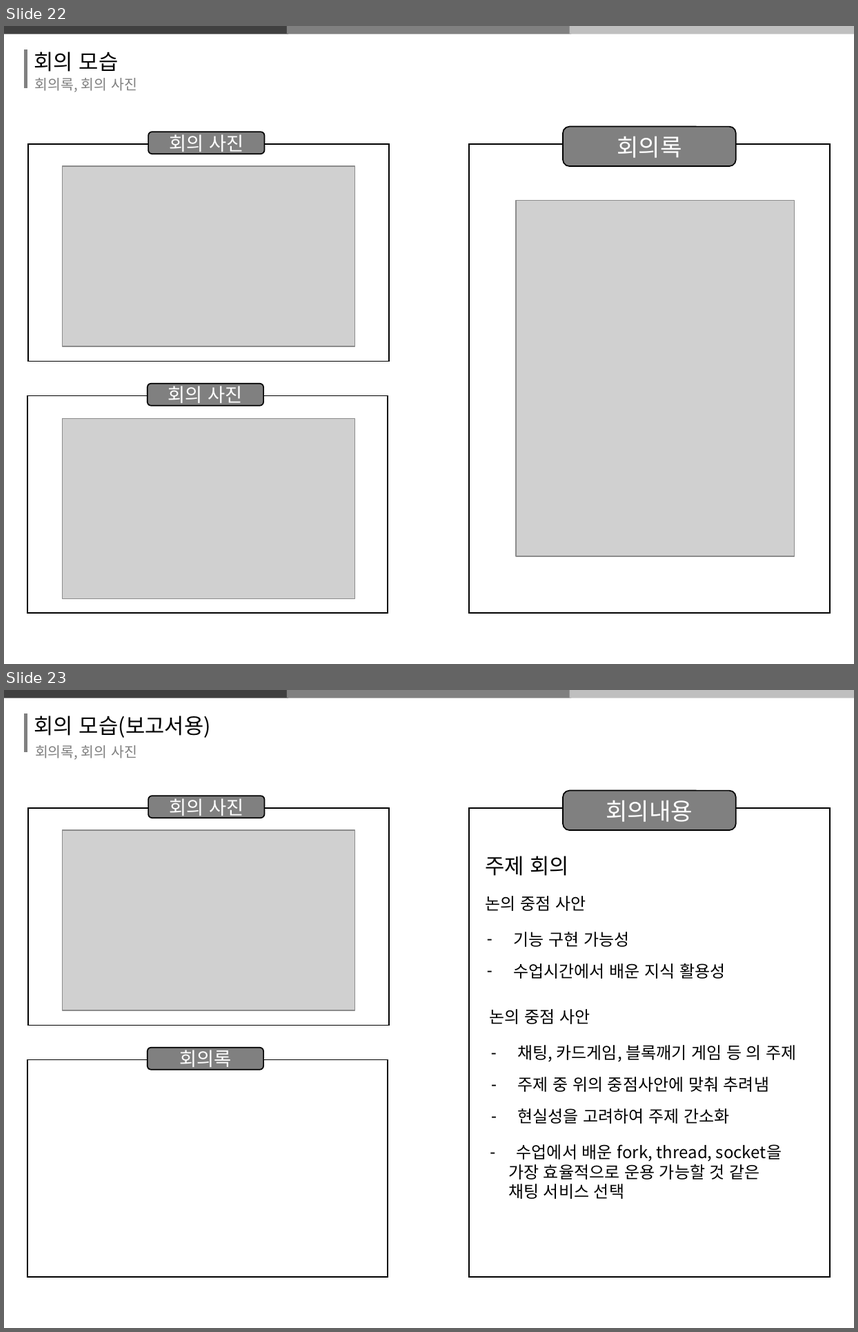
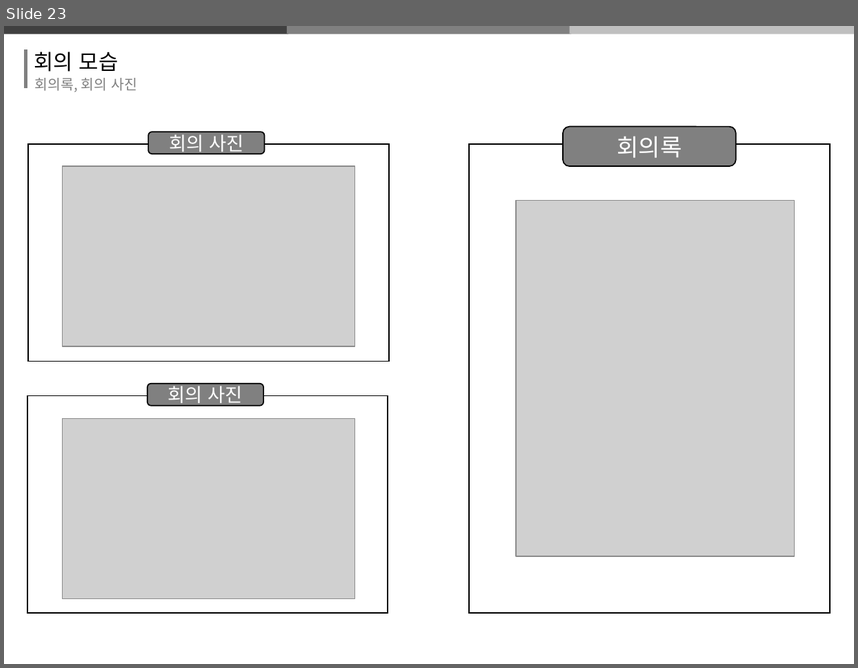
Before and after one commit to thrk941106/2018system_programming, a slide deck: 시프ppt 제작중.pptx. Shown one above the other, each under a label of ours: slides 22 and 23 before the commit, slide 23 after it. The pictures are 858x1332 and 858x668 pixels, drawn with LibreOffice and Linux fonts; fonts in the diff are those of the drawing; grey boxes stand for pictures. Boxes give left, top, right and bottom in pixels: in the first picture for what was removed or moved away, otherwise in the second. Text is boxed around its words. In the diff, an @@ line names an element or a change of style, - is before the commit and + after.

```diff
--- a/시프ppt 제작중.pptx
+++ b/시프ppt 제작중.pptx
@@ slide 23 removed at bbox=[4, 690, 854, 1328], background #FFFFFF @@
@@ freeform shape removed at bbox=[4, 690, 289, 698] @@
@@ freeform shape removed at bbox=[287, 690, 572, 698] @@
@@ freeform shape removed at bbox=[569, 690, 854, 698] @@
@@ freeform shape removed at bbox=[26, 713, 26, 752] @@
@@ text removed at bbox=[34, 716, 211, 738] @@
-회의 모습(보고서용)
@@ text removed at bbox=[35, 745, 137, 760] @@
-회의록, 회의 사진
@@ rounded rectangle removed at bbox=[564, 790, 737, 830] @@
-회의내용
@@ rectangle removed at bbox=[29, 808, 389, 1025] @@
@@ rounded rectangle removed at bbox=[148, 796, 265, 818] @@
-회의 사진
@@ rectangle removed at bbox=[469, 808, 829, 1276] @@
@@ picture removed at bbox=[63, 830, 355, 1010] @@
@@ text removed at bbox=[485, 856, 570, 876] @@
-주제 회의
@@ text removed at bbox=[485, 896, 586, 911] @@
-논의 중점 사안
@@ text removed at bbox=[513, 931, 629, 947] @@
-– 기능 구현 가능성
@@ text removed at bbox=[513, 963, 725, 978] @@
-– 수업시간에서 배운 지식 활용성
@@ text removed at bbox=[489, 1009, 590, 1024] @@
-논의 중점 사안
@@ rectangle removed at bbox=[27, 1060, 388, 1276] @@
@@ rounded rectangle removed at bbox=[148, 1047, 264, 1069] @@
-회의록
@@ text removed at bbox=[517, 1045, 797, 1062] @@
-– 채팅, 카드게임, 블록깨기 게임 등 의 주제
@@ text removed at bbox=[518, 1076, 769, 1092] @@
-– 주제 중 위의 중점사안에 맞춰 추려냄
@@ text removed at bbox=[518, 1108, 729, 1123] @@
-– 현실성을 고려하여 주제 간소화
@@ text removed at bbox=[508, 1144, 782, 1199] @@
-– 수업에서 배운 fork, thread, socket을
-가장 효율적으로 운용 가능할 것 같은
-채팅 서비스 선택
@@ what was slide 22 is now slide 23 @@
```
Also in this commit, not shown: 4 slides changed, 4 slides added, 4 other slides removed.
